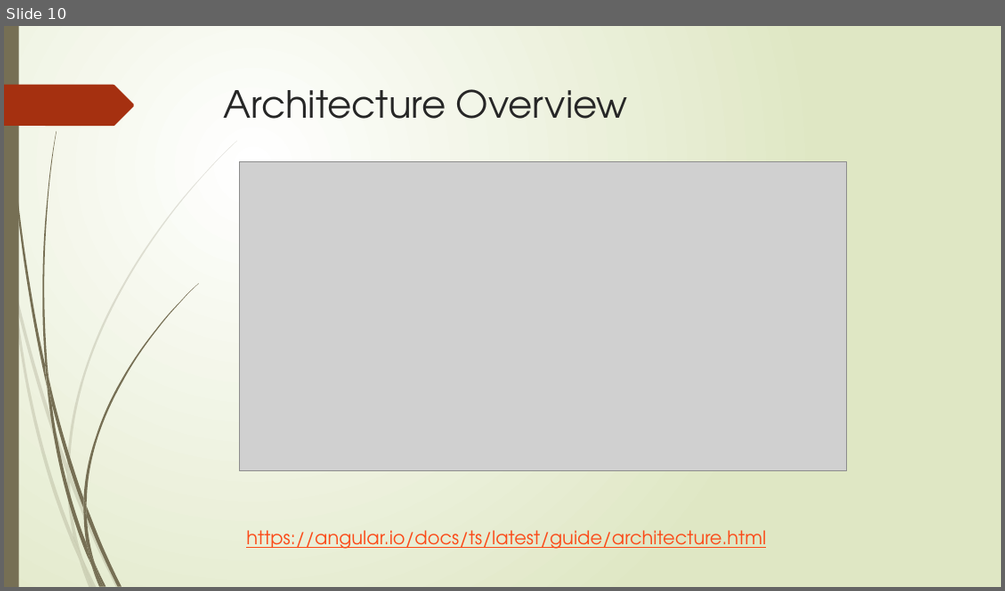
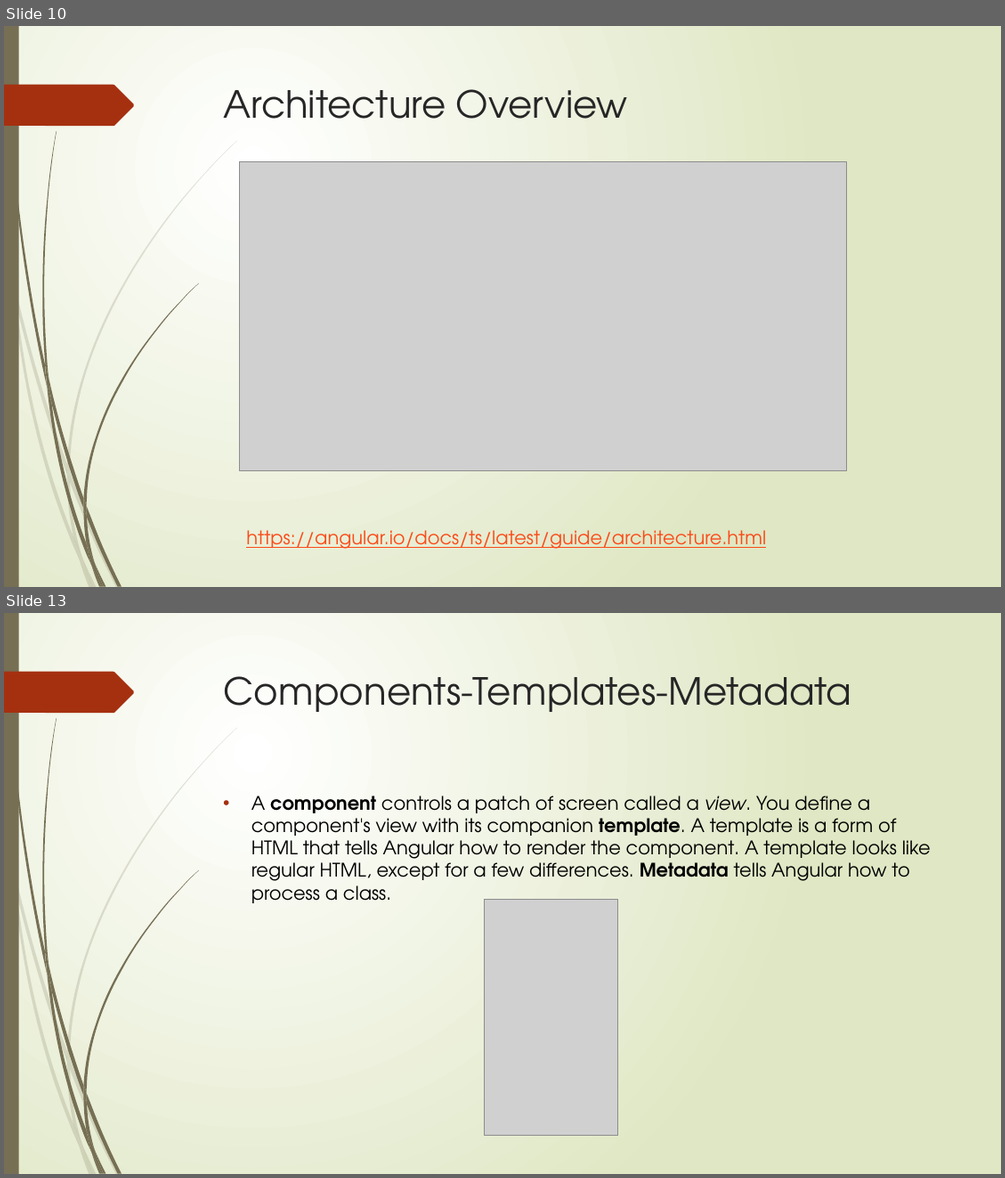
Before and after one commit to ebrumley-dbs/angular-pres, a slide deck: UsingAngularAndHTTP.pptx. Shown one above the other, each under a label of ours: slide 10 before the commit, slides 10 and 13 after it; the slides between them are not shown. The pictures are 1005x591 and 1005x1178 pixels, drawn with LibreOffice and Linux fonts; fonts in the diff are those of the drawing; grey boxes stand for pictures. Boxes give left, top, right and bottom in pixels: in the first picture for what was removed or moved away, otherwise in the second. Text is boxed around its words. In the diff, an @@ line names an element or a change of style, - is before the commit and + after.

```diff
--- a/UsingAngularAndHTTP.pptx
+++ b/UsingAngularAndHTTP.pptx
@@ slide 13 added at [4, 613, 1001, 1174], background gradient #FFFFFF to #DFE8C4; not listed: 24 template elements that a slide beside it also shows @@
@@ title added at [224, 676, 852, 712], 36 pt, text #262626 @@
+Components-Templates-Metadata
@@ text added at [251, 795, 930, 903], 18 pt, text #000000 @@
+• A component controls a patch of screen called a view. You define a component's view with its companion template. A template is a form of HTML that tells Angular how to render the component. A template looks like regular HTML, except for a few differences. Metadata tells Angular how to process a class.
@@ picture added at [484, 899, 618, 1135] @@
```
Also in this commit, not shown: 3 slides changed, 6 other slides added, 1 other file.
